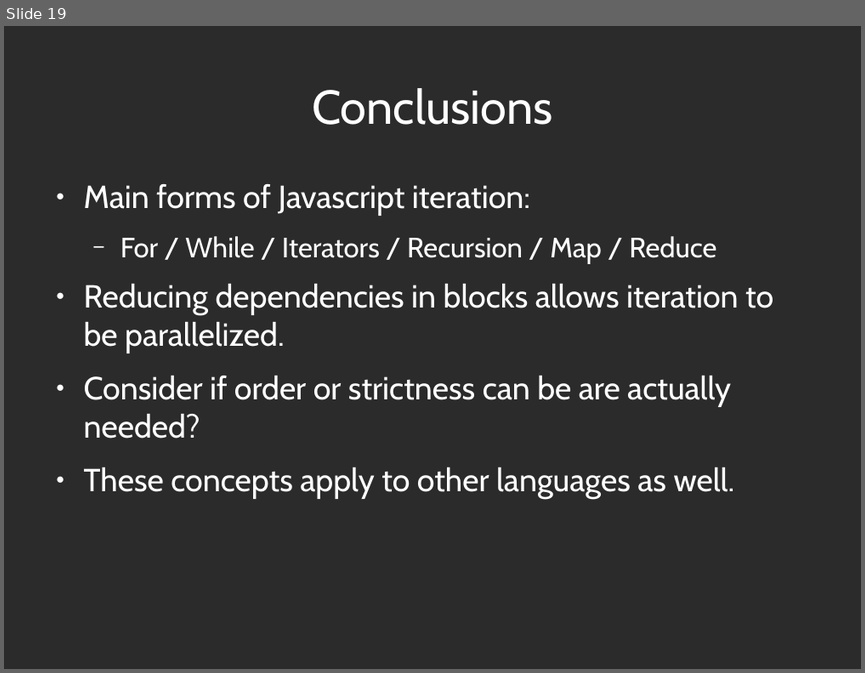
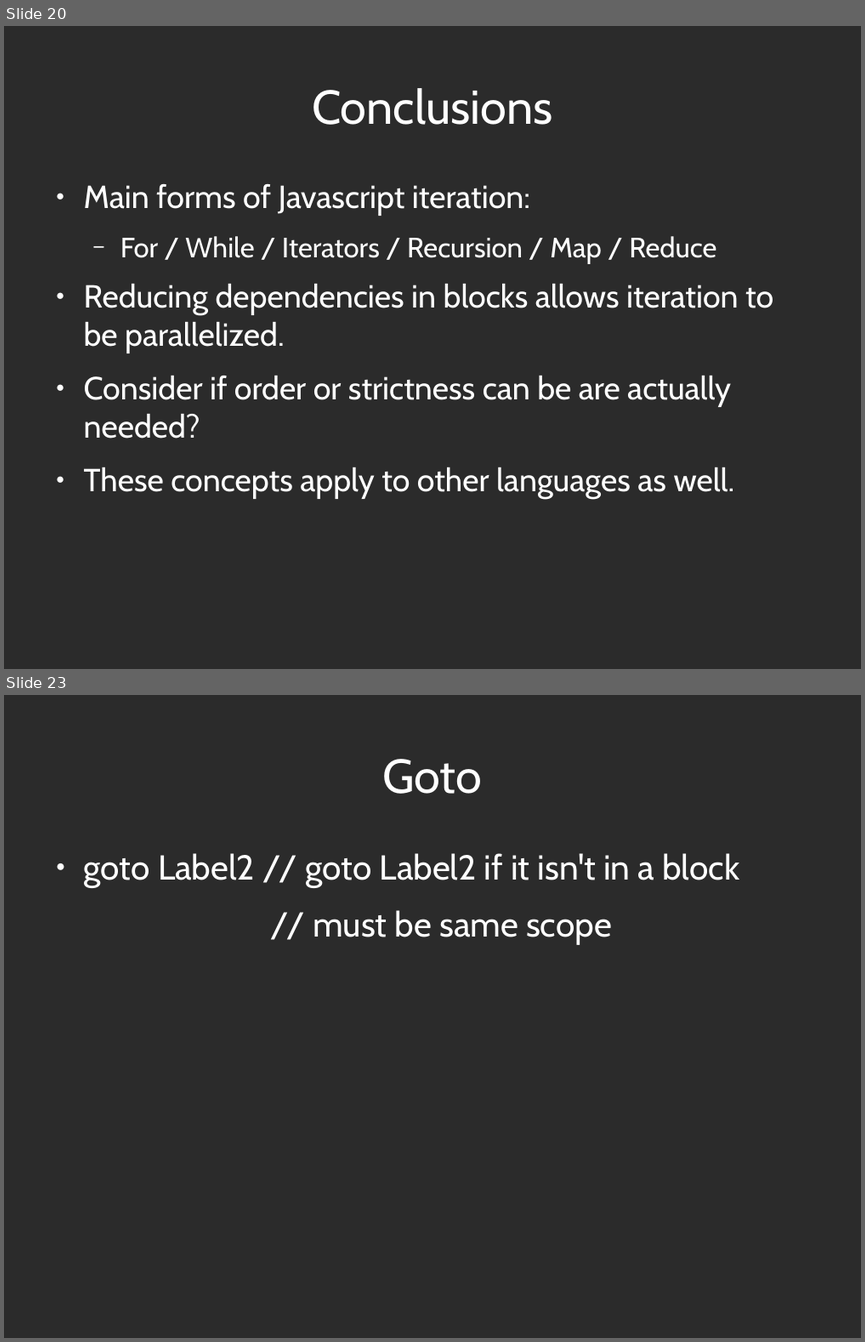
Before and after one commit to abramhindle/python-iteration-talk, a slide deck: iteration-talk-go.odp. Shown one above the other, each under a label of ours: slide 19 before the commit, slides 20 and 23 after it; the slides between them are not shown. The pictures are 865x673 and 865x1342 pixels, drawn with LibreOffice and Linux fonts; fonts in the diff are those of the drawing; background and template pictures are left out; a plain dark background stands for a picture behind light text. Boxes give left, top, right and bottom in pixels: in the first picture for what was removed or moved away, otherwise in the second. Text is boxed around its words. In the diff, an @@ line names an element or a change of style, - is before the commit and + after.

```diff
--- a/iteration-talk-go.odp
+++ b/iteration-talk-go.odp
@@ slide 23 added at (4, 695, 861, 1338), background picture (left out) @@
@@ title added at (382, 759, 482, 794), 44 pt, text #FFFFFF @@
+Goto
@@ text added at (84, 853, 739, 944), 32 pt, text #FFFFFF @@
+● goto Label2 // goto Label2 if it isn't in a block
+// must be same scope
@@ what was slide 19 is now slide 20 @@
```
Also in this commit, not shown: 3 slides changed, 3 other slides added, 1 other file.
